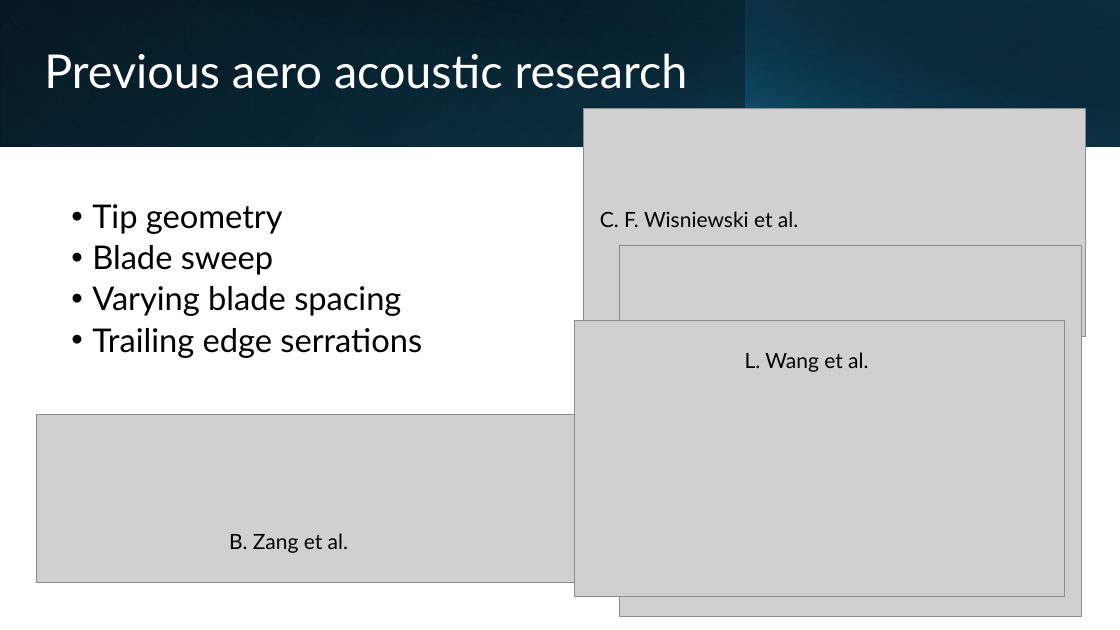
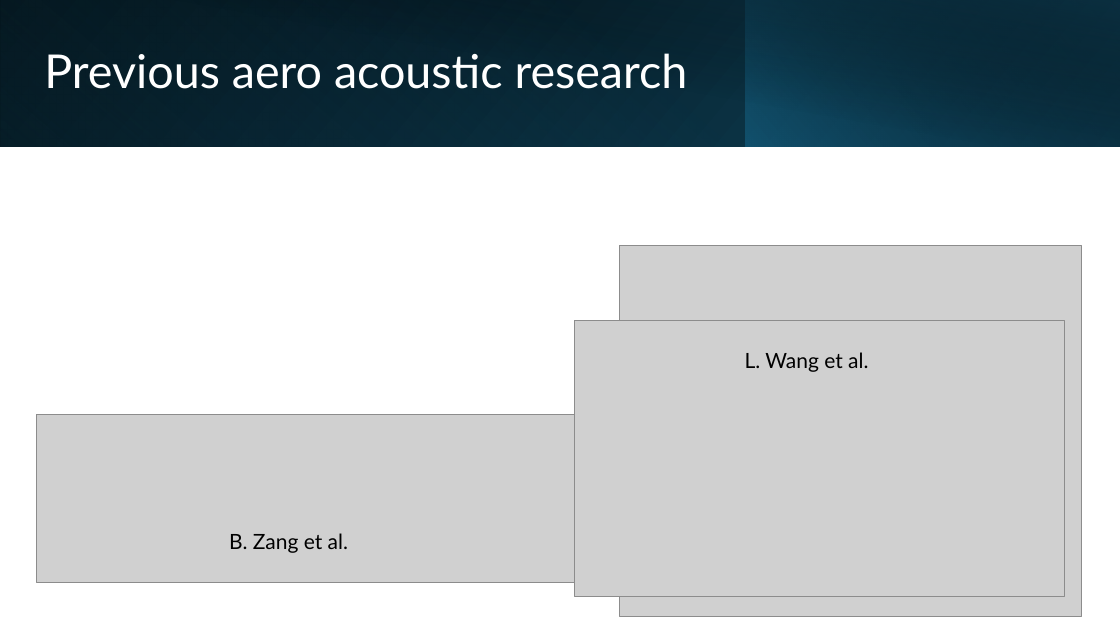
Before and after one commit to lpender3672/propeller-acoustics, a slide deck: slide 4 of deliverables/michaelmas_presentation.pptx (slide 3 before the commit). Drawn at 1120x630 pixels with LibreOffice and Linux fonts; fonts in the diff are those of the drawing; grey boxes stand for pictures. Boxes give left, top, right and bottom in pixels: in the first picture for what was removed or moved away, otherwise in the second. Text is boxed around its words. In the diff, an @@ line names an element or a change of style, - is before the commit and + after.

```diff
--- a/deliverables/michaelmas_presentation.pptx
+++ b/deliverables/michaelmas_presentation.pptx
@@ picture removed at [584,108,1086,337] @@
@@ text removed at [92,204,422,358] @@
-  • Tip geometry
-  • Blade sweep
-  • Varying blade spacing
-  • Trailing edge serrations
@@ text removed at [600,211,798,227] @@
-C. F. Wisniewski et al.
```
Also in this commit, not shown: 5 other slides changed, 2 slides added, 1 slide removed.
